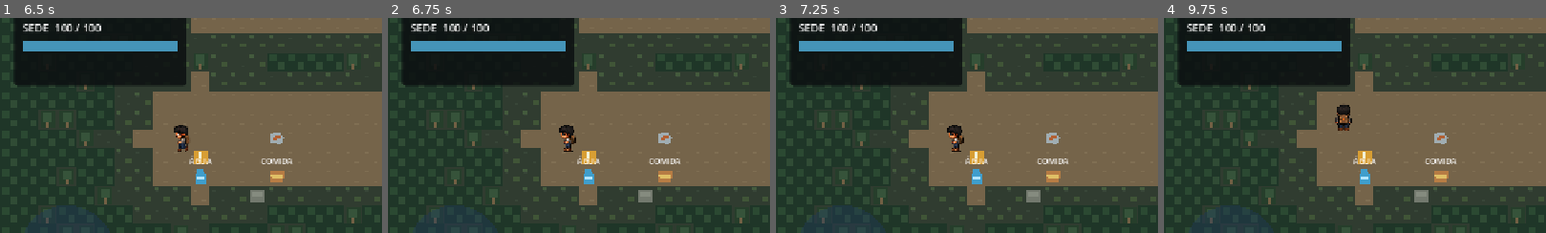
Above: before the commit, frames 1-4 (left to right).
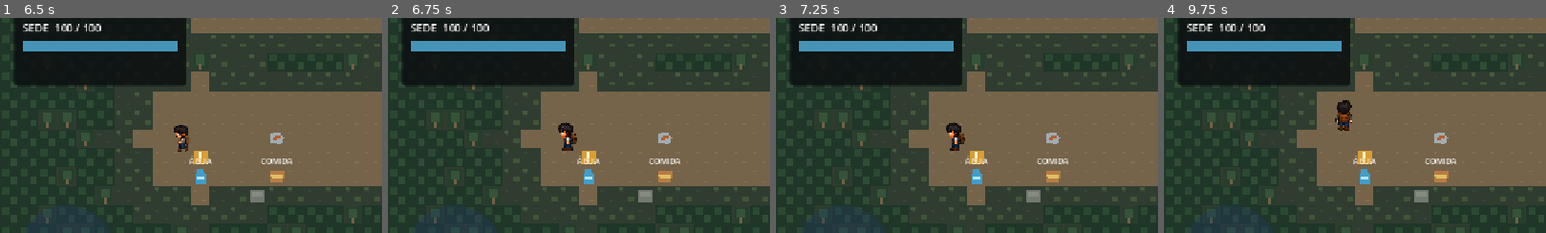
Above: after the commit, the same moments.

Repository: jhonnata2211/ECHOES-The-Last-Refuge-V2
Game: Godot game, scene res://scenes/ui/MainMenu.tscn
Same seed, same stepped clock (60 frames per second), same inputs: the game is played once before the commit and once after it. Sound files missing from this copy of the repository are replaced by a short silence.
Inputs (mouse positions are % of the whole screen's width and height, from its top left):
- Up to frame 1 (6.5 s): tap Enter at 0.5, 2.75, 5.75 s; move the mouse to (72, 45) at 0.52 s; hold D (move_right) 0.53-1.25 s; tap Ctrl (crouch) at 0.6, 3.05, 5.85 s; click (72, 45) at 0.67 s; click "INICIAR" at 1.25 s; tap Space at 2, 5 s; drag from (30, 55) to (45, 70) at 2.02 s; move the mouse to (60, 28) at 2.77 s; hold D (move_right) 2.78-3.5 s; tap E (interact) at 2.85 s; click "INVENTÁRIO" at 3.5 s; click "FECHAR" at 4.25 s; drag from (45, 70) to (20, 35) at 5.02 s; move the mouse to (80, 65) at 5.77 s; hold A (move_left) from 5.78 s (still down)
- Up to frame 2 (6.75 s): release A (move_left) at 6.5 s; drag from (20, 35) to (36, 58) at 6.52 s
- Up to frame 3 (7.25 s): no input
- Up to frame 4 (9.75 s): tap Space at 7.25 s; move the mouse to (55, 50) at 7.27 s; hold S (move_down) 7.28-8 s; tap E (interact) at 7.35 s; click (55, 50) at 7.42 s; tap Ctrl (crouch) at 7.55, 8.85 s; drag from (35, 25) to (26, 67) at 8.02 s; move the mouse to (72, 45) at 8.77 s; hold W (move_up) 8.78-9.5 s; drag from (30, 55) to (45, 70) at 9.52 s
The pictures show only the part of the screen within x 0-50%, y 30-80%; the shares and areas given below are measured in that part.

Frame 1 is identical in both runs. In frame 2, 0.3% of the frame differs, in the area x 44-50%, y 48-63%; in frame 3, 0.3%; in frame 4, 0.3%, in the area x 44-50%, y 38-53%.

Commit message:
ECHOES-PLAYER-003: integra idle do John V2

Diff:
--- a/scripts/player/player.gd
+++ b/scripts/player/player.gd
@@ -1,9 +1,14 @@
 extends CharacterBody2D
 
 const JOHN_TEXTURE_PATH: String = "res://assets/sprites/player/john_v1.png"
+const JOHN_V2_IDLE_PATH: String = "res://resources/player/john_v2_idle_frames.tres"
+const JOHN_V2_TEXTURE_PATH: String = "res://assets/player/john_v2/john_v2_idle.png"
 
 @export var move_speed: float = 200.0
 @export var sprint_speed: float = 320.0
+
+@export_group("John V2 Idle / visual provisório")
+@export_range(0.01, 2.0, 0.01) var john_v2_idle_scale: float = 0.25
 
 @export_group("Stamina")
 @export var max_stamina: float = 100.0
@@ -23,6 +28,11 @@
 
 var _facing_direction: StringName = &"down"
 var _has_john_frames: bool = false
+var _john_v1_frames: SpriteFrames = null
+var _john_v2_idle_frames: SpriteFrames = null
+var _john_v1_visual_scale: Vector2 = Vector2.ONE
+var _john_v1_visual_offset: Vector2 = Vector2.ZERO
+var _john_v1_idle_floors: Dictionary = {}
 var _touch_direction := Vector2.ZERO
 var _touch_sprint_pressed: bool = false
 
@@ -34,9 +44,13 @@
 
 
 func _ready() -> void:
+        _john_v1_visual_scale = _animated_sprite.scale
+        _john_v1_visual_offset = _animated_sprite.offset
         _stamina = max_stamina
         _bind_john_atlas()
         _has_john_frames = _has_complete_animation_set()
+        _john_v1_frames = _animated_sprite.sprite_frames
+        _load_john_v2_idle()
         _animated_sprite.visible = _has_john_frames
         _placeholder_sprite.visible = not _has_john_frames
         _update_animation(Vector2.ZERO)
@@ -161,7 +175,10 @@
         var state := "idle" if input_direction.is_zero_approx() or get_real_velocity().is_zero_approx() else "walk"
         var animation_name := StringName("%s_%s" % [state, _facing_direction])
         if _has_john_frames:
-                _animated_sprite.play(animation_name)
+                if state == "idle" and not _crouch.is_crouched() and _john_v2_idle_frames != null:
+                        _play_john_visual(_john_v2_idle_frames, StringName("idle_%s_v2" % _facing_direction), true)
+                else:
+                        _play_john_visual(_john_v1_frames, animation_name, false)
         else:
                 # Sem arte de produção: selecionar o estado sem tocar animações vazias.
                 _animated_sprite.animation = animation_name
@@ -200,3 +217,79 @@
                                 if texture is AtlasTexture and texture.atlas.get_size() != Vector2(192, 384):
                                         return false
         return true
+
+
+func _load_john_v2_idle() -> void:
+        # V2 opcional: sua falha nunca invalida o V1 já verificado.
+        if not _has_john_frames or not is_finite(john_v2_idle_scale) or john_v2_idle_scale <= 0.0:
+                return
+        if not ResourceLoader.exists(JOHN_V2_IDLE_PATH, "SpriteFrames") or not ResourceLoader.exists(JOHN_V2_TEXTURE_PATH, "Texture2D"):
+                return
+        var candidate := ResourceLoader.load(JOHN_V2_IDLE_PATH, "SpriteFrames") as SpriteFrames
+        if not _has_valid_john_v2_idle(candidate):
+                push_warning("John V2 Idle inválido; Idle V1 preservado.")
+                return
+        if not _cache_john_v1_idle_floors():
+                push_warning("Referência visual do V1 indisponível; Idle V1 preservado.")
+                return
+        _john_v2_idle_frames = candidate
+
+
+func _has_valid_john_v2_idle(frames: SpriteFrames) -> bool:
+        if frames == null:
+                return false
+        var directions := ["down", "up", "left", "right"]
+        for row in range(directions.size()):
+                var animation_name := StringName("idle_%s_v2" % directions[row])
+                if not frames.has_animation(animation_name) or frames.get_frame_count(animation_name) != 5:
+                        return false
+                if not frames.get_animation_loop(animation_name) or not is_equal_approx(frames.get_animation_speed(animation_name), 4.0):
+                        return false
+                for column in range(5):
+                        var texture := frames.get_frame_texture(animation_name, column) as AtlasTexture
+                        if texture == null or texture.atlas == null:
+                                return false
+                        if texture.atlas.resource_path != JOHN_V2_TEXTURE_PATH or texture.atlas.get_size() != Vector2(960, 1024):
+                                return false
+                        if texture.region != Rect2(column * 192, row * 256, 192, 256):
+                                return false
+                        if not is_equal_approx(frames.get_frame_duration(animation_name, column), 1.0):
+                                return false
+        return true
+
+
+func _cache_john_v1_idle_floors() -> bool:
+        for direction in ["down", "up", "left", "right"]:
+                var texture := _john_v1_frames.get_frame_texture(StringName("idle_%s" % direction), 0)
+                var image := texture.get_image()
+                if image == null or image.is_empty():
+                        return false
+                var foot_y: int = -1
+                for y in range(image.get_height() - 1, -1, -1):
+                        for x in range(image.get_width()):
+                                if image.get_pixel(x, y).a >= 0.5:
+                                        foot_y = y
+                                        break
+                        if foot_y >= 0:
+                                break
+                if foot_y < 0:
+                        return false
+                var origin_y: float = float(image.get_height()) * 0.5 if _animated_sprite.centered else 0.0
+                _john_v1_idle_floors[StringName(direction)] = float(foot_y) - origin_y
+        return true
+
+
+func _play_john_visual(frames: SpriteFrames, animation_name: StringName, use_v2: bool) -> void:
+        if _animated_sprite.sprite_frames != frames:
+                _animated_sprite.sprite_frames = frames
+                _animated_sprite.set_frame_and_progress(0, 0.0)
+        if use_v2:
+                _animated_sprite.scale = _john_v1_visual_scale * john_v2_idle_scale
+                _animated_sprite.offset = _john_v1_visual_offset / john_v2_idle_scale
+                var v1_floor: float = float(_john_v1_idle_floors[_facing_direction])
+                var v2_floor: float = 232.0 - (128.0 if _animated_sprite.centered else 0.0)
+                _animated_sprite.offset.y += v1_floor / john_v2_idle_scale - v2_floor
+        else:
+                _animated_sprite.scale = _john_v1_visual_scale
+                _animated_sprite.offset = _john_v1_visual_offset
+        _animated_sprite.play(animation_name)
